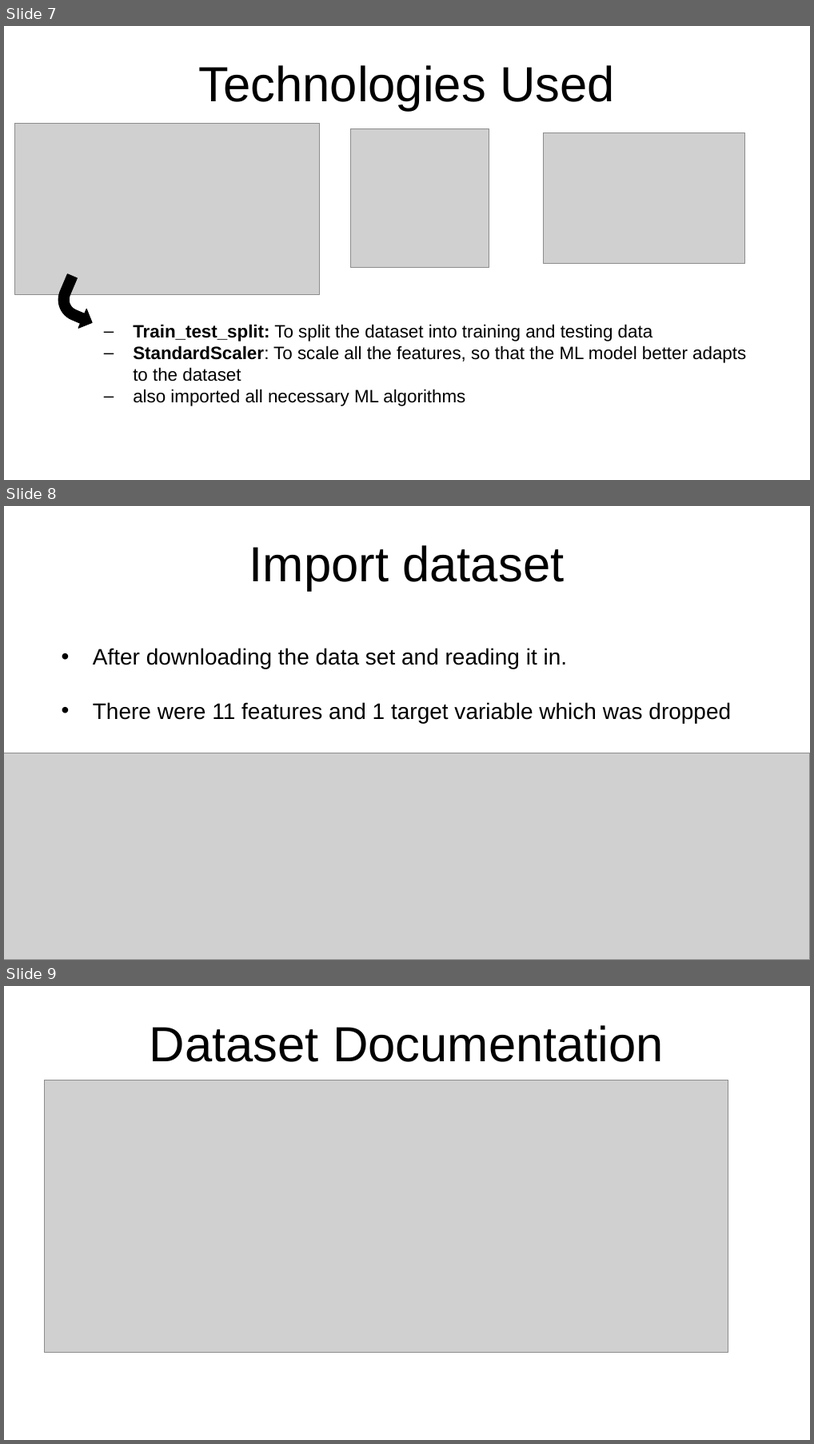
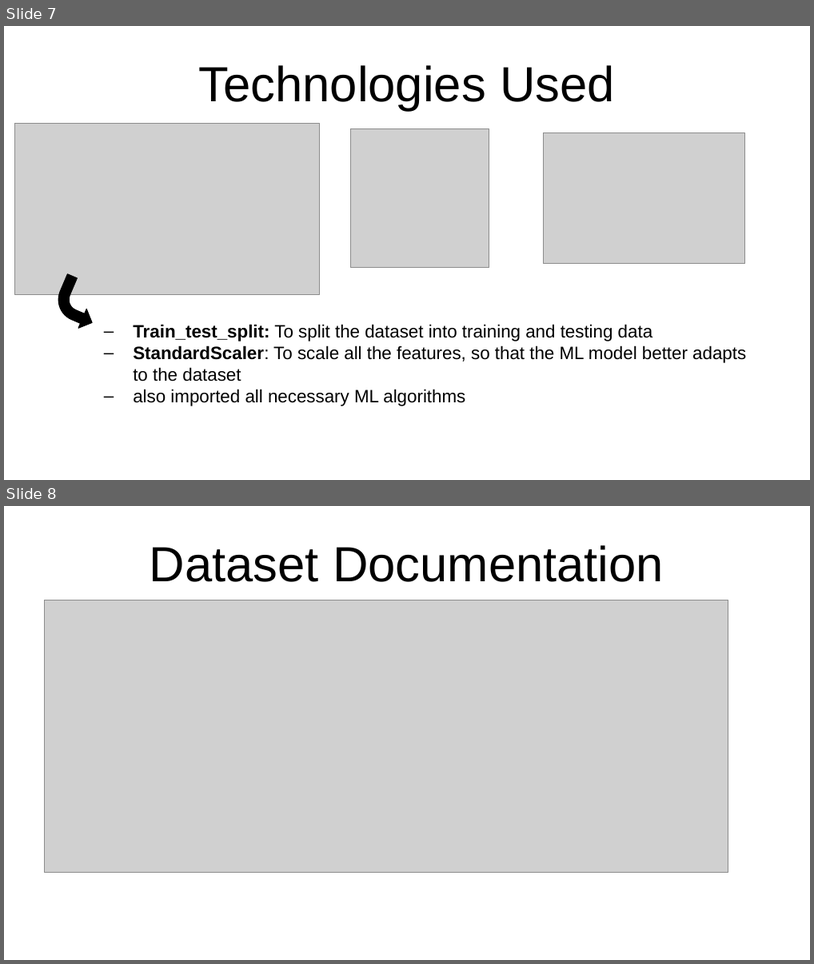
Before and after one commit to reginesgit/Final-Project-AJKR, a slide deck: projectFiles/Heart Disease ML Project Presentation.pptx. Shown one above the other, each under a label of ours: slides 7, 8 and 9 before the commit, slides 7 and 8 after it. The pictures are 814x1444 and 814x964 pixels, drawn with LibreOffice and Linux fonts; fonts in the diff are those of the drawing; grey boxes stand for pictures; background and template pictures are left out. Boxes give left, top, right and bottom in pixels: in the first picture for what was removed or moved away, otherwise in the second. Text is boxed around its words. In the diff, an @@ line names an element or a change of style, - is before the commit and + after.

```diff
--- a/projectFiles/Heart Disease ML Project Presentation.pptx
+++ b/projectFiles/Heart Disease ML Project Presentation.pptx
@@ slide 8 removed at bbox=[4, 506, 810, 960], background picture (left out) @@
@@ title removed at bbox=[250, 545, 564, 591] @@
-Import dataset
@@ text removed at bbox=[93, 648, 731, 777] @@
-• After downloading the data set and reading it in.
-• There were 11 features and 1 target variable which was dropped
-• Next, I described the data
@@ picture removed at bbox=[4, 752, 810, 959] @@
@@ what was slide 9 is now slide 8 @@
```
Also in this commit, not shown: 1 slide changed, 2 other files.
